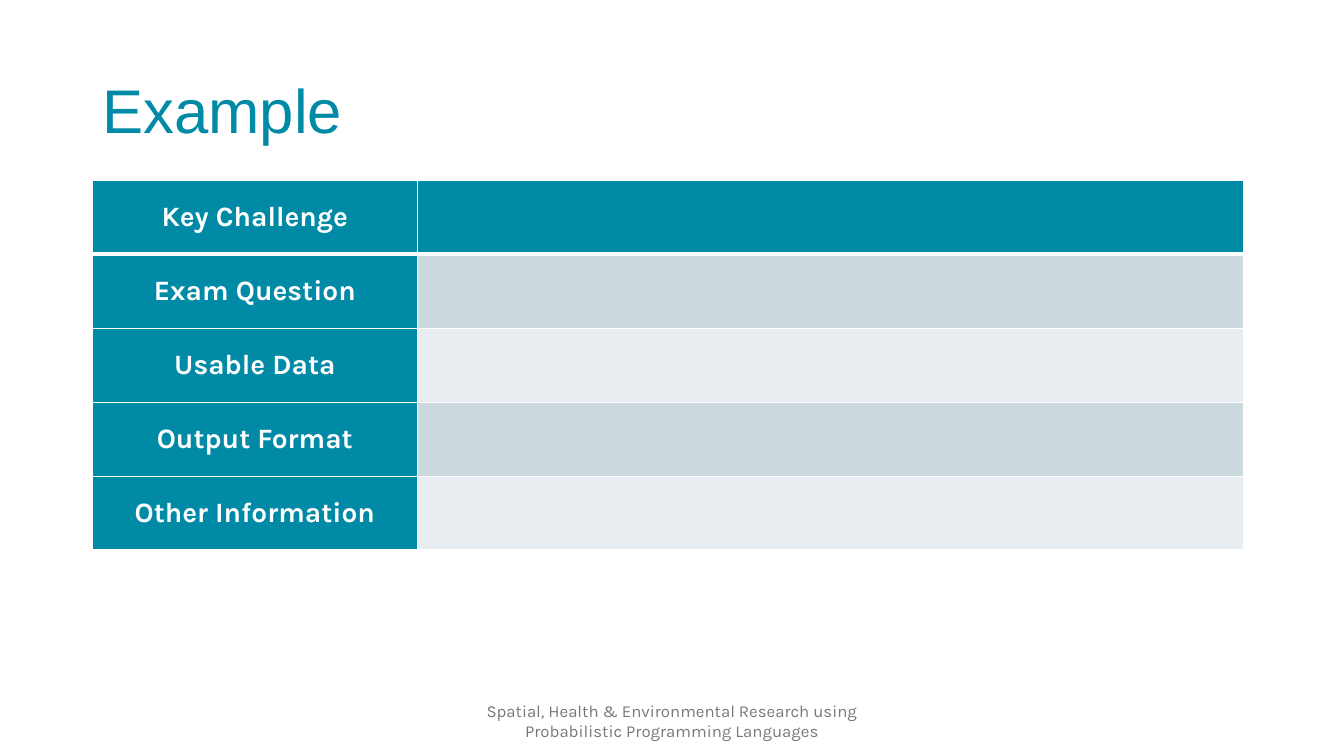
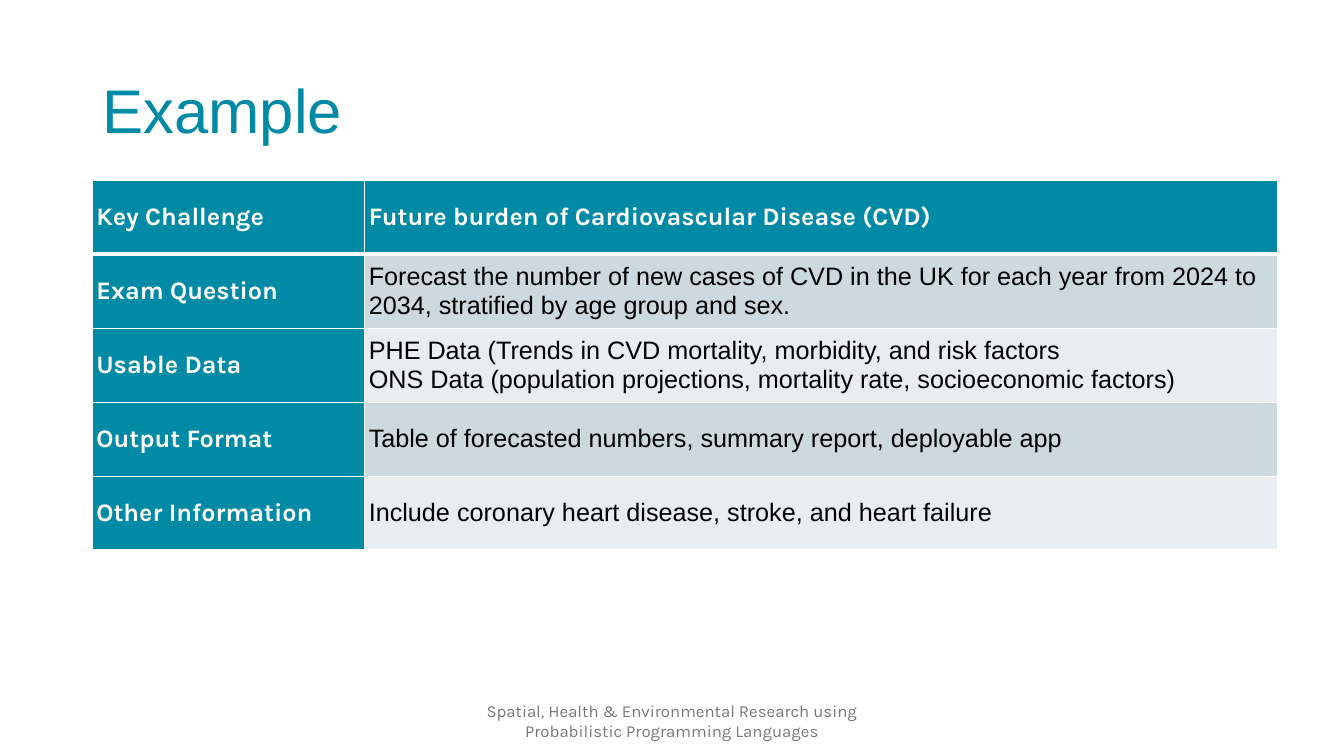
Before and after one commit to SPHERE-PPL/Annual-Meeting-Jan25, a slide deck: slide 28 of docs/Presentations/DayPlan/Full Presentation.pptx (slide 27 before the commit). Drawn at 1344x756 pixels with LibreOffice and Linux fonts; fonts in the diff are those of the drawing; background and template pictures are left out. Boxes give left, top, right and bottom in pixels: in the first picture for what was removed or moved away, otherwise in the second. Text is boxed around its words. In the diff, an @@ line names an element or a change of style, - is before the commit and + after.

```diff
--- a/docs/Presentations/DayPlan/Full Presentation.pptx
+++ b/docs/Presentations/DayPlan/Full Presentation.pptx
@@ table at (93,180,1278,551) @@
-row 1, column 2: 
+row 1, column 2: Future burden of Cardiovascular Disease (CVD)
-row 2, column 2: 
+row 2, column 2: Forecast the number of new cases of CVD in the UK for each year from 2024 to 2034, stratified by age group and sex.
-row 3, column 2: 
+row 3, column 2: PHE Data (Trends in CVD mortality, morbidity, and risk factors / ONS Data (population projections, mortality rate, socioeconomic factors)
-row 4, column 2: 
+row 4, column 2: Table of forecasted numbers, summary report, deployable app
-row 5, column 2: 
+row 5, column 2: Include coronary heart disease, stroke, and heart failure
@@ size 20 to 18 pt in "Key Challenge", "Exam Question", "Usable Data", "Output Format" and 1 more places @@
@@ alignment centre to left @@
@@ table: place and size @@
-table at (93,180,1244,551)
+table at (93,180,1278,551)
```
Also in this commit, not shown: 6 other slides changed, 2 slides added, 1 other file.
